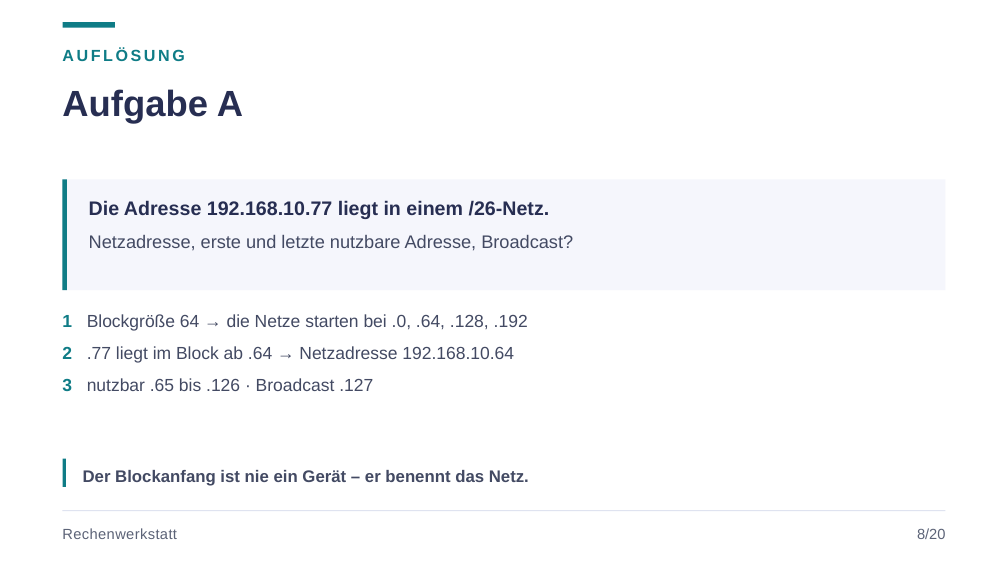
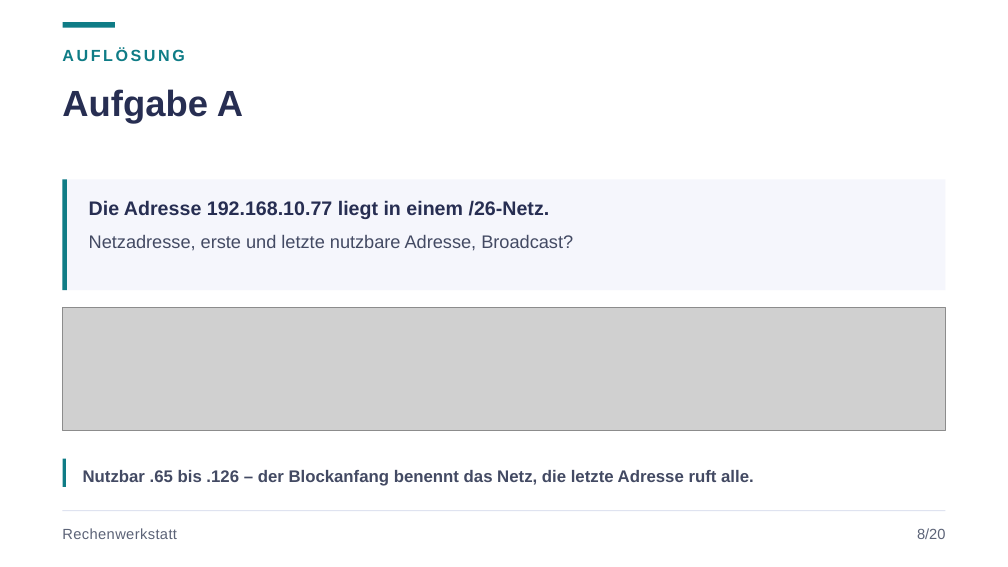
Before and after one commit to JacobMenge/kurs-unterlagen, a slide deck: slide 11 of folien/dist/02-adressierung-subnetting.pptx. Drawn at 1008x567 pixels with LibreOffice and Linux fonts; fonts in the diff are those of the drawing; grey boxes stand for pictures. Boxes give left, top, right and bottom in pixels: in the first picture for what was removed or moved away, otherwise in the second. Text is boxed around its words. In the diff, an @@ line names an element or a change of style, - is before the commit and + after.

```diff
--- a/folien/dist/02-adressierung-subnetting.pptx
+++ b/folien/dist/02-adressierung-subnetting.pptx
@@ text removed at [62,314,528,391] @@
-1 Blockgröße 64 → die Netze starten bei .0, .64, .128, .192
-2 .77 liegt im Block ab .64 → Netzadresse 192.168.10.64
-3 nutzbar .65 bis .126 · Broadcast .127
@@ picture added at [62,307,946,430] @@
@@ text at [83,470,754,486]: text changed @@
-Der Blockanfang ist nie ein Gerät – er benennt das Netz.
+Nutzbar .65 bis .126 – der Blockanfang benennt das Netz, die letzte Adresse ruft alle.
```
Also in this commit, not shown: 3 other slides changed, 4 other files.
